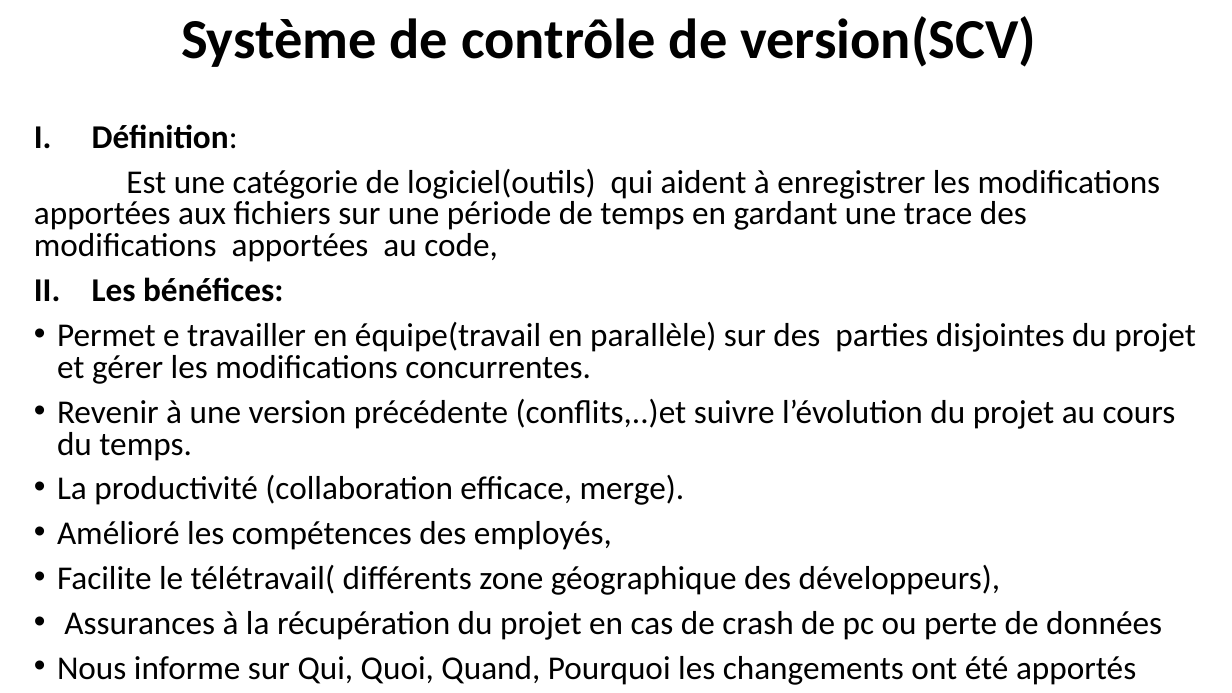
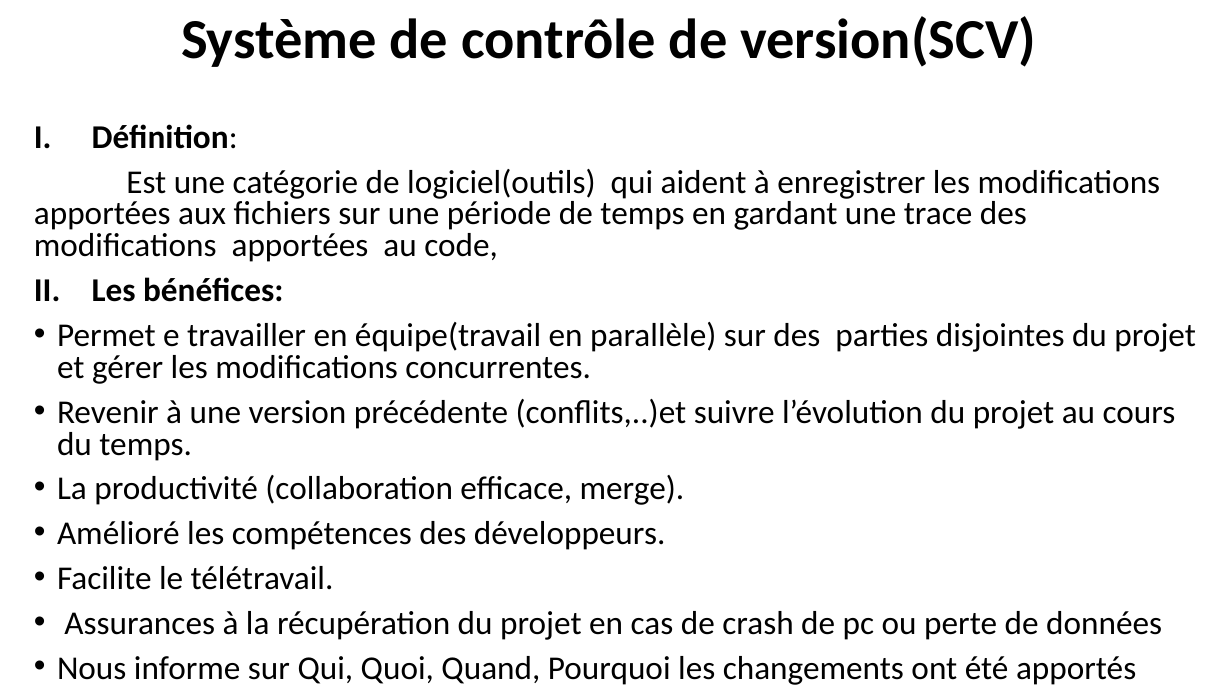
Before and after one commit to belakebiboussad/form, a slide deck: slide 1 of Formation Git.pptx. Drawn at 1232x693 pixels with LibreOffice and Linux fonts; fonts in the diff are those of the drawing. Boxes give left, top, right and bottom in pixels: in the first picture for what was removed or moved away, otherwise in the second. Text is boxed around its words. In the diff, an @@ line names an element or a change of style, - is before the commit and + after.

```diff
--- a/Formation Git.pptx
+++ b/Formation Git.pptx
@@ text at (57, 521, 666, 590): text changed @@
-• Amélioré les compétences des employés,
-• Facilite le télétravail( différents zone géographique des développeurs),
+• Amélioré les compétences des développeurs.
+• Facilite le télétravail.
```
Also in this commit, not shown: 2 other slides changed.
